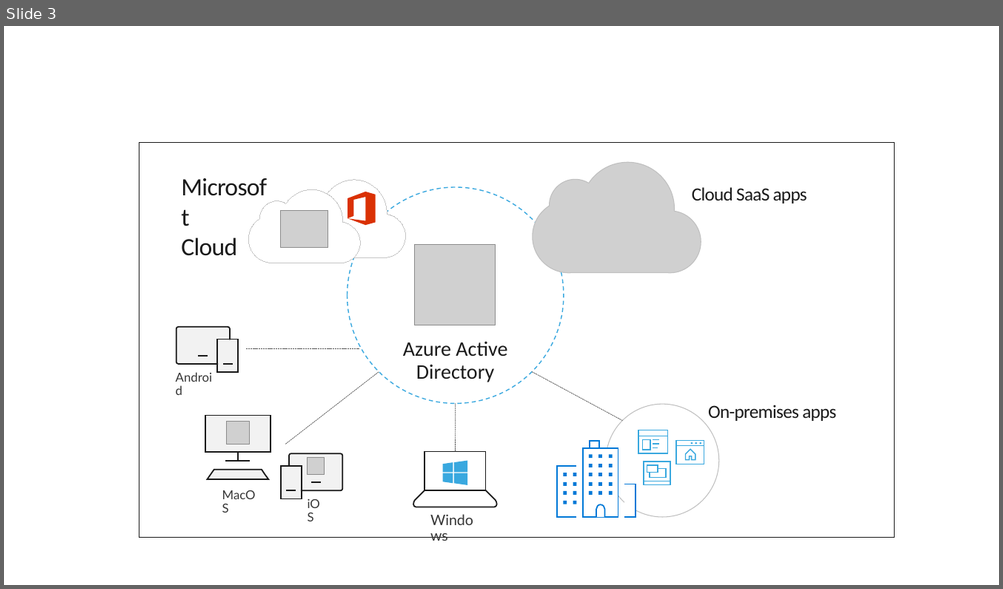
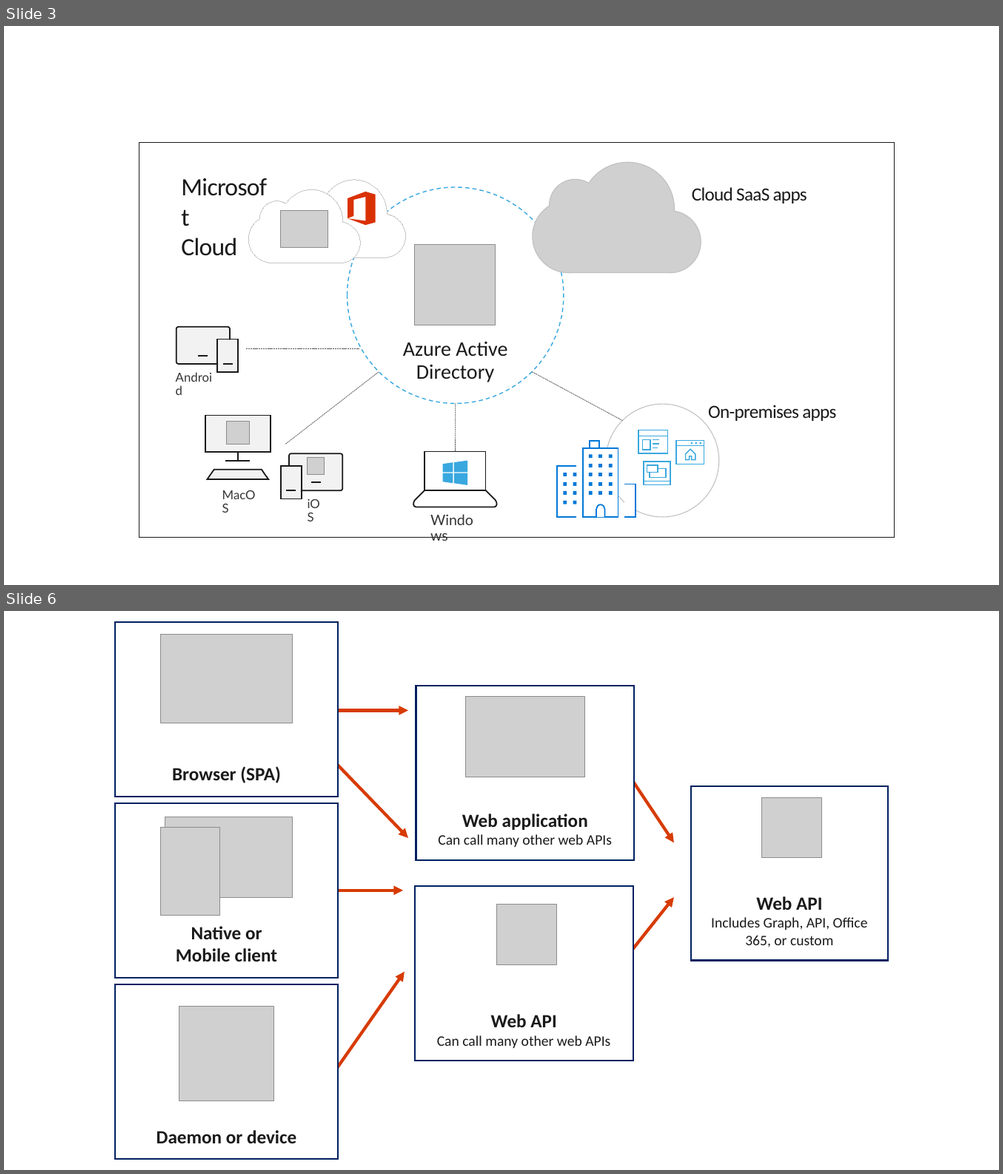
Before and after one commit to austingalyon/ms_identity_platform_dotnet, a slide deck: presentation/images/images.pptx. Shown one above the other, each under a label of ours: slide 3 before the commit, slides 3 and 6 after it; the slides between them are not shown. The pictures are 1003x589 and 1003x1174 pixels, drawn with LibreOffice and Linux fonts; fonts in the diff are those of the drawing; grey boxes stand for pictures; background and template pictures are left out. Boxes give left, top, right and bottom in pixels: in the first picture for what was removed or moved away, otherwise in the second. Text is boxed around its words. In the diff, an @@ line names an element or a change of style, - is before the commit and + after.

```diff
--- a/presentation/images/images.pptx
+++ b/presentation/images/images.pptx
@@ slide 6 added at box(4, 611, 999, 1170), background #FFFFFF @@
@@ rectangle added at box(115, 622, 338, 797), fill #FFFFFF, outline #002060 1.5 pt, 18 pt, text #1A1A1A, bold @@
+Browser (SPA)
@@ picture added at box(161, 634, 293, 723) @@
@@ rectangle added at box(416, 686, 634, 860), fill #FFFFFF, outline #002060 1.5 pt, 14 pt, text #1A1A1A @@
+Web application
+Can call many other web APIs
@@ picture added at box(465, 697, 584, 777) @@
@@ arrow added from (339, 710) to (408, 710), #D73B02 3 pt @@
@@ arrow added from (338, 765) to (408, 839), #D73B02 3 pt @@
@@ arrow added from (622, 765) to (674, 843), #D73B02 3 pt @@
@@ rectangle added at box(691, 786, 888, 961), fill #FFFFFF, outline #002060 1.5 pt, 14 pt, text #1A1A1A @@
+Web API
+Includes Graph, API, Office 365, or custom
@@ rectangle added at box(115, 803, 338, 978), fill #FFFFFF, outline #002060 1.5 pt, 18 pt, text #1A1A1A, bold @@
+Native or
+Mobile client
@@ picture added at box(761, 798, 822, 859) @@
@@ picture added at box(161, 827, 219, 915) @@
@@ picture added at box(165, 817, 292, 897) @@
@@ arrow added from (339, 891) to (403, 891), #D73B02 3 pt @@
@@ rectangle added at box(415, 886, 633, 1061), fill #FFFFFF, outline #002060 1.5 pt, 14 pt, text #1A1A1A @@
+Web API
+Can call many other web APIs
@@ arrow added from (615, 972) to (674, 897), #D73B02 3 pt @@
@@ picture added at box(496, 905, 557, 965) @@
@@ rectangle added at box(115, 985, 338, 1159), fill #FFFFFF, outline #002060 1.5 pt, 18 pt, text #1A1A1A, bold @@
+Daemon or device
@@ arrow added from (335, 1072) to (404, 972), #D73B02 3 pt @@
@@ picture added at box(179, 1006, 274, 1101) @@
```
Also in this commit, not shown: 2 slides changed, 4 other files.
